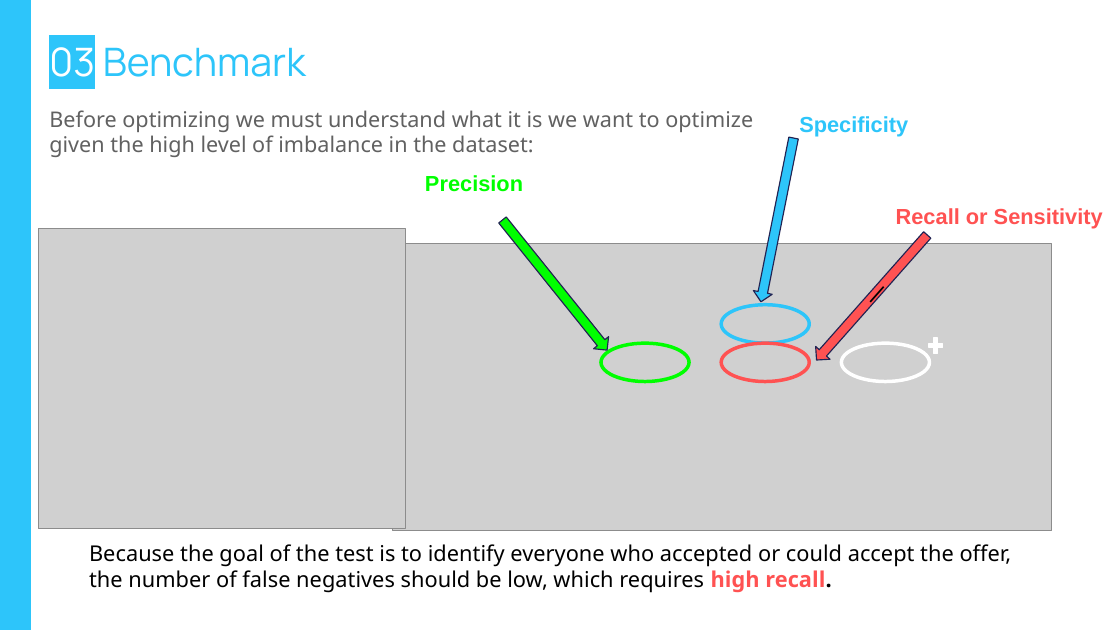
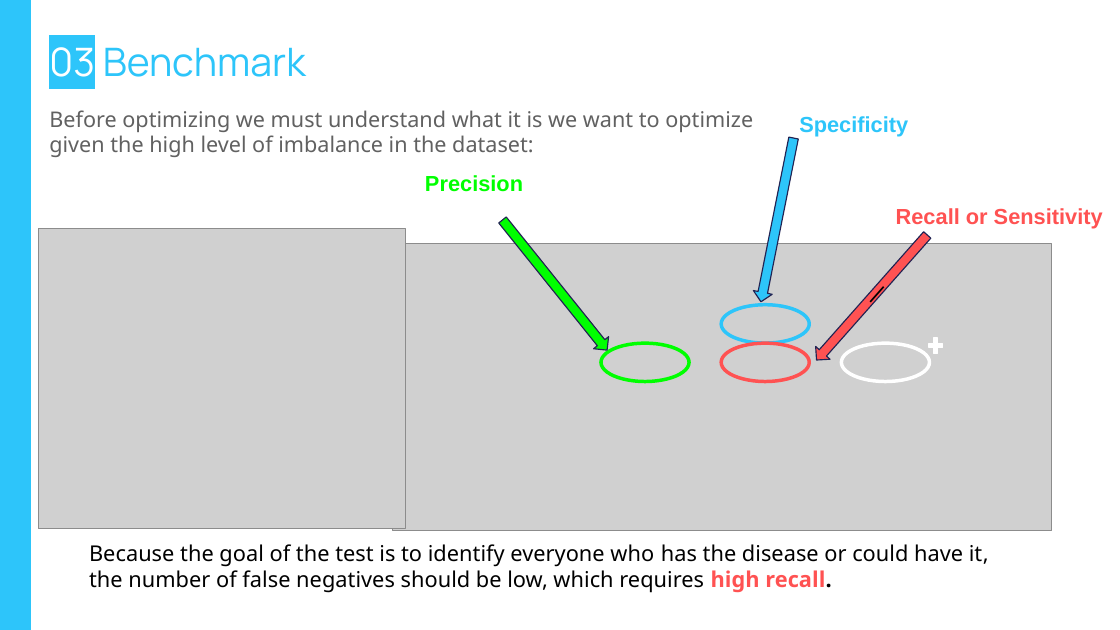
Before and after one commit to dplazau/ironhack-bootcamp, a slide deck: slide 12 of projects/ironhack-final-project/src/presentation/final-project-slides.pptx (slide 13 before the commit). Drawn at 1120x630 pixels with LibreOffice and Linux fonts; fonts in the diff are those of the drawing; grey boxes stand for pictures; background and template pictures are left out. Boxes give left, top, right and bottom in pixels: in the first picture for what was removed or moved away, otherwise in the second. Text is boxed around its words. In the diff, an @@ line names an element or a change of style, - is before the commit and + after.

```diff
--- a/projects/ironhack-final-project/src/presentation/final-project-slides.pptx
+++ b/projects/ironhack-final-project/src/presentation/final-project-slides.pptx
@@ text at <box>89,544,989,593</box>: text changed @@
-Because the goal of the test is to identify everyone who accepted or could accept the offer, the number of false negatives should be low, which requires high recall.
+Because the goal of the test is to identify everyone who has the disease or could have it, the number of false negatives should be low, which requires high recall.
```
Also in this commit, not shown: 12 other slides changed, 3 slides added, 6 slides removed, 3 other files.
